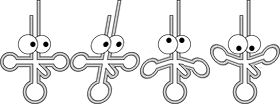
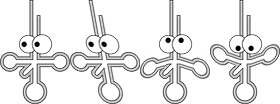
The second 280×104 image is a revision of the first. Changes to its layers:
painted on "Still" over [left=17, top=0, right=53, bottom=97]
painted on "Moving" over [left=70, top=0, right=140, bottom=104]
painted on "Up" over [left=140, top=0, right=210, bottom=97]
painted on "Down" over [left=212, top=0, right=278, bottom=97]
